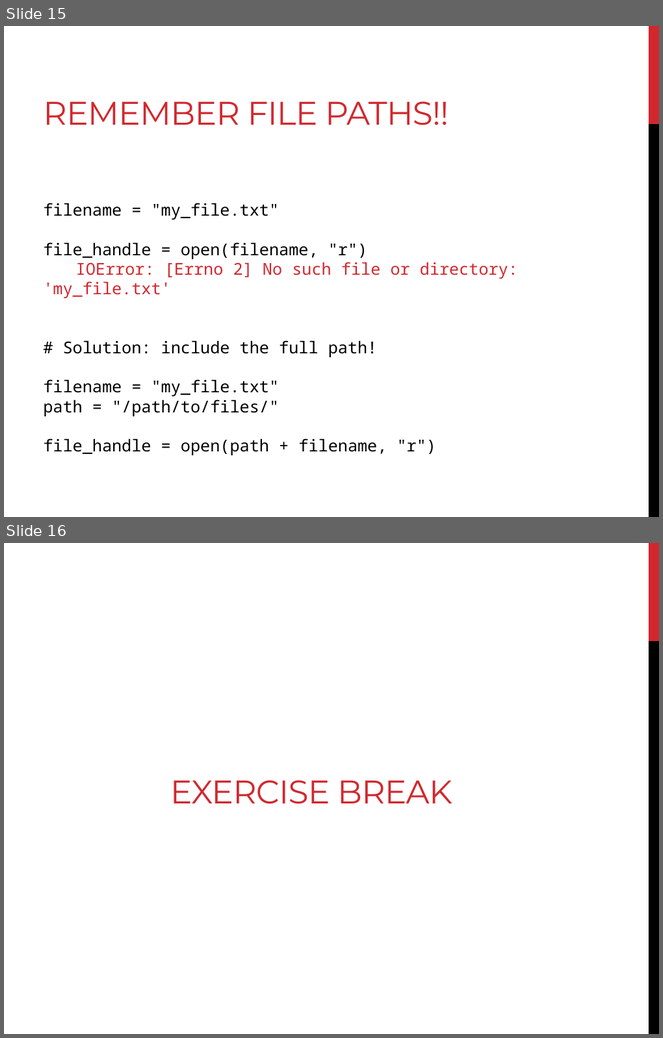
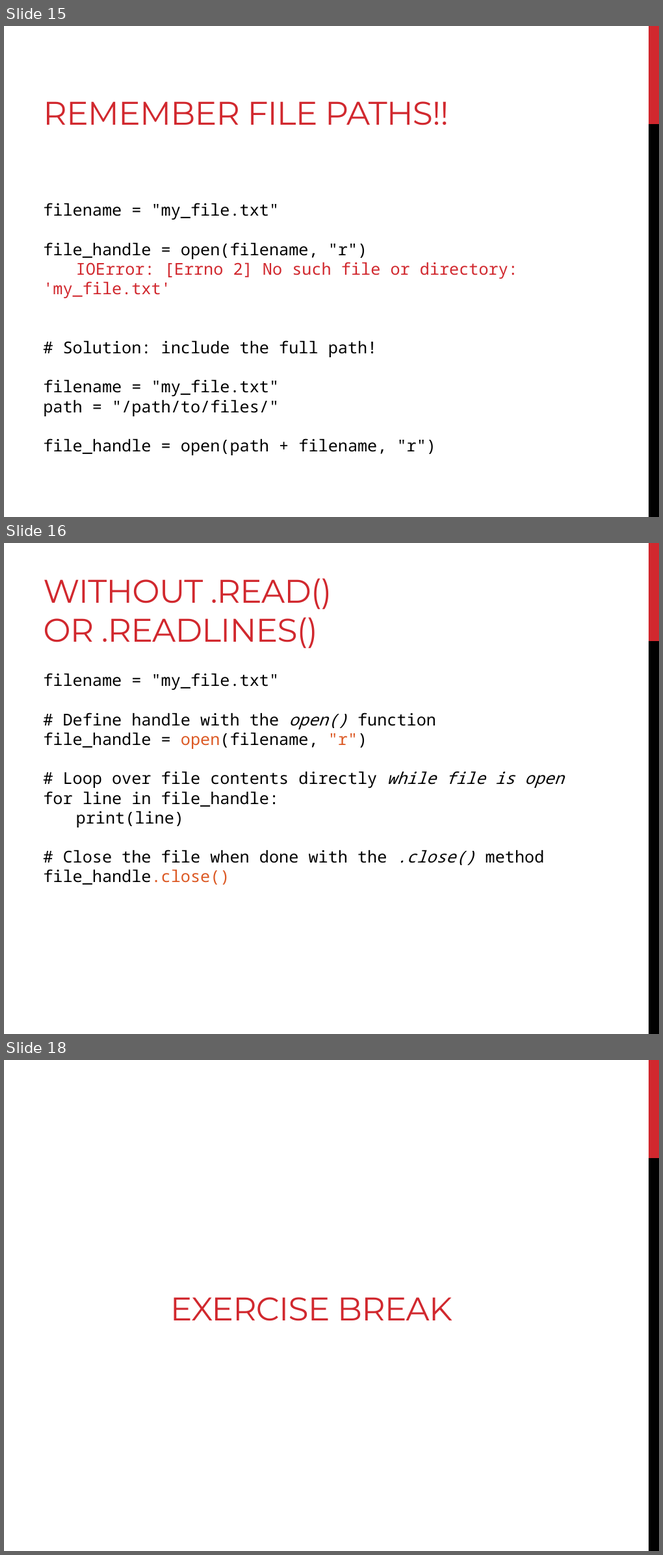
Before and after one commit to sjspielman/bdib2016_python, a slide deck: files/day4_materials/slides_day4.pptx. Shown one above the other, each under a label of ours: slides 15 and 16 before the commit, slides 15, 16 and 18 after it; the slides between them are not shown. The pictures are 663x1038 and 663x1555 pixels, drawn with LibreOffice and Linux fonts; fonts in the diff are those of the drawing. Boxes give left, top, right and bottom in pixels: in the first picture for what was removed or moved away, otherwise in the second. Text is boxed around its words. In the diff, an @@ line names an element or a change of style, - is before the commit and + after.

```diff
--- a/files/day4_materials/slides_day4.pptx
+++ b/files/day4_materials/slides_day4.pptx
@@ slide 16 added at <box>4,543,659,1034</box>, background #FFFFFF; not listed: 2 template elements that a slide beside it also shows @@
@@ title added at <box>43,578,332,648</box>, 36 pt, text #D1282E @@
+WITHOUT .READ() OR .READLINES()
@@ text added at <box>43,673,564,885</box>, 18 pt, text #000000 @@
+filename = "my_file.txt"
+# Define handle with the open() function
+file_handle = open(filename, "r")
+# Loop over file contents directly while file is open
+for line in file_handle:
+print(line)
+# Close the file when done with the .close() method
+file_handle.close()
@@ what was slide 16 is now slide 18 @@
```
Also in this commit, not shown: 6 slides changed, 1 other slide added, 1 other file.
